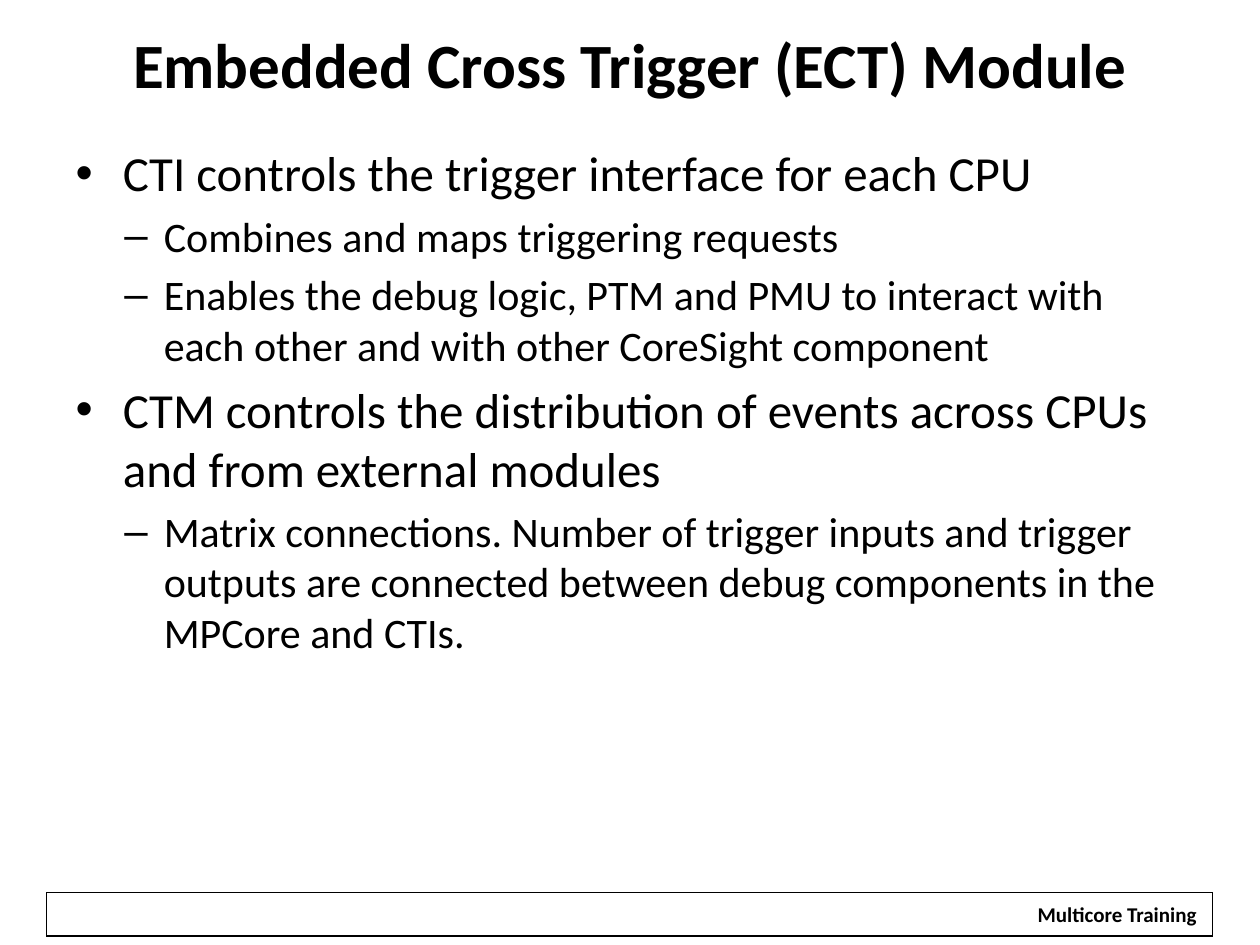
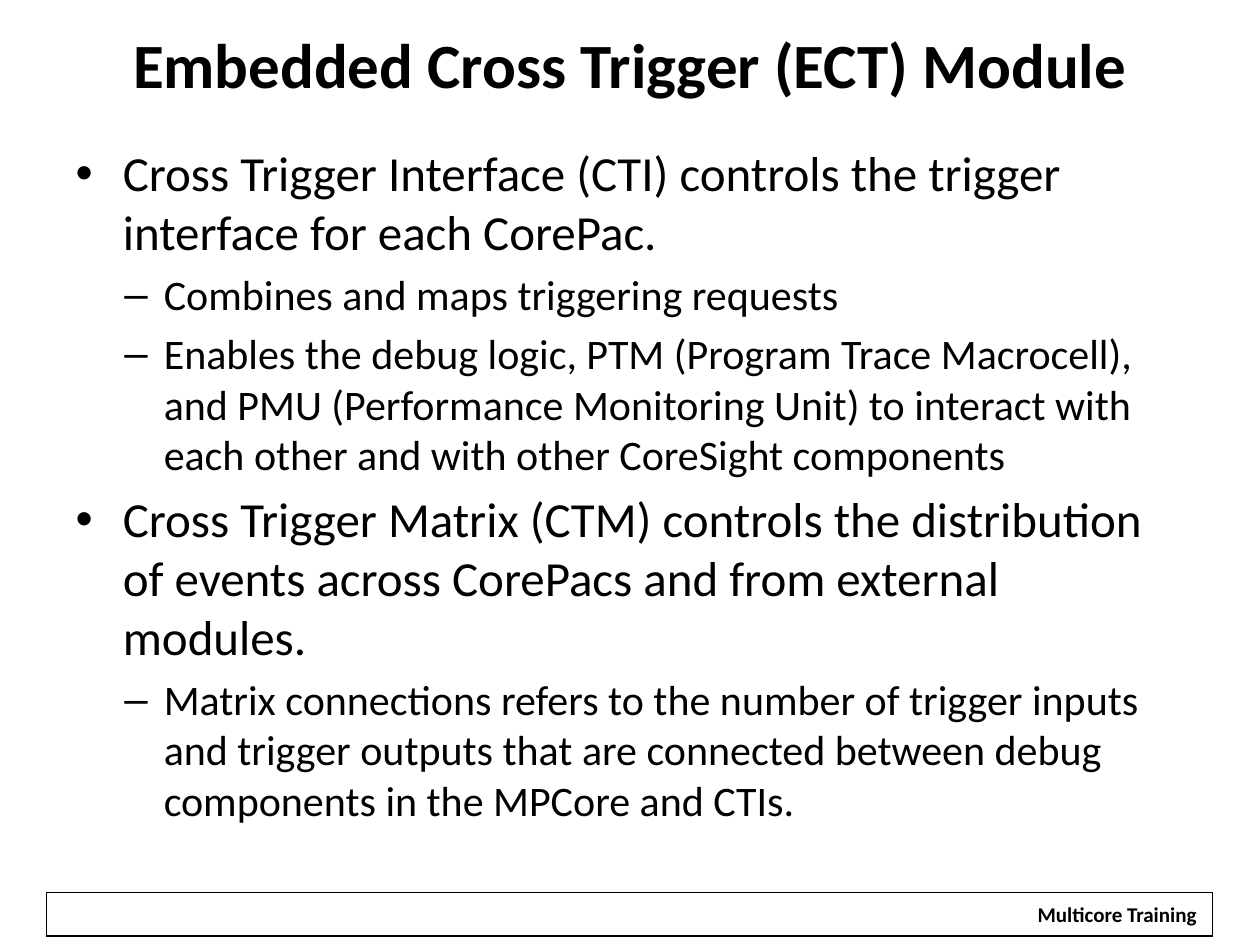
Before and after one commit to hari1989/keystone-workshop, a slide deck: slide 61 of slides/KeyStone ARM Overview.pptx. Drawn at 1260x945 pixels with LibreOffice and Linux fonts; fonts in the diff are those of the drawing; background and template pictures are left out. Boxes give left, top, right and bottom in pixels: in the first picture for what was removed or moved away, otherwise in the second. Text is boxed around its words. In the diff, an @@ line names an element or a change of style, - is before the commit and + after.

```diff
--- a/slides/KeyStone ARM Overview.pptx
+++ b/slides/KeyStone ARM Overview.pptx
@@ text at [123, 155, 1060, 251]: text changed @@
-• CTI controls the trigger interface for each CPU
+• Cross Trigger Interface (CTI) controls the trigger interface for each CorePac.
@@ text at [123, 338, 1141, 823]: text changed @@
-  – Enables the debug logic, PTM and PMU to interact with each other and with other CoreSight component
-• CTM controls the distribution of events across CPUs and from external modules
-  – Matrix connections. Number of trigger inputs and trigger outputs are connected between debug components in the MPCore and CTIs.
+  – Enables the debug logic, PTM (Program Trace Macrocell), and PMU (Performance Monitoring Unit) to interact with each other and with other CoreSight components
+• Cross Trigger Matrix (CTM) controls the distribution of events across CorePacs and from external modules.
+  – Matrix connections refers to the number of trigger inputs and trigger outputs that are connected between debug components in the MPCore and CTIs.
```
Also in this commit, not shown: 29 other slides changed, 7 other files.
